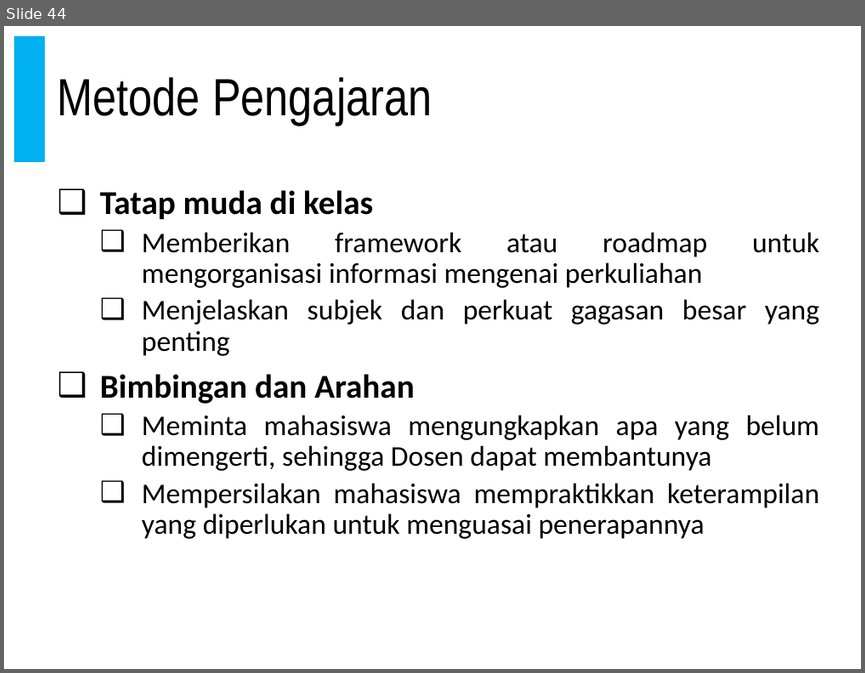
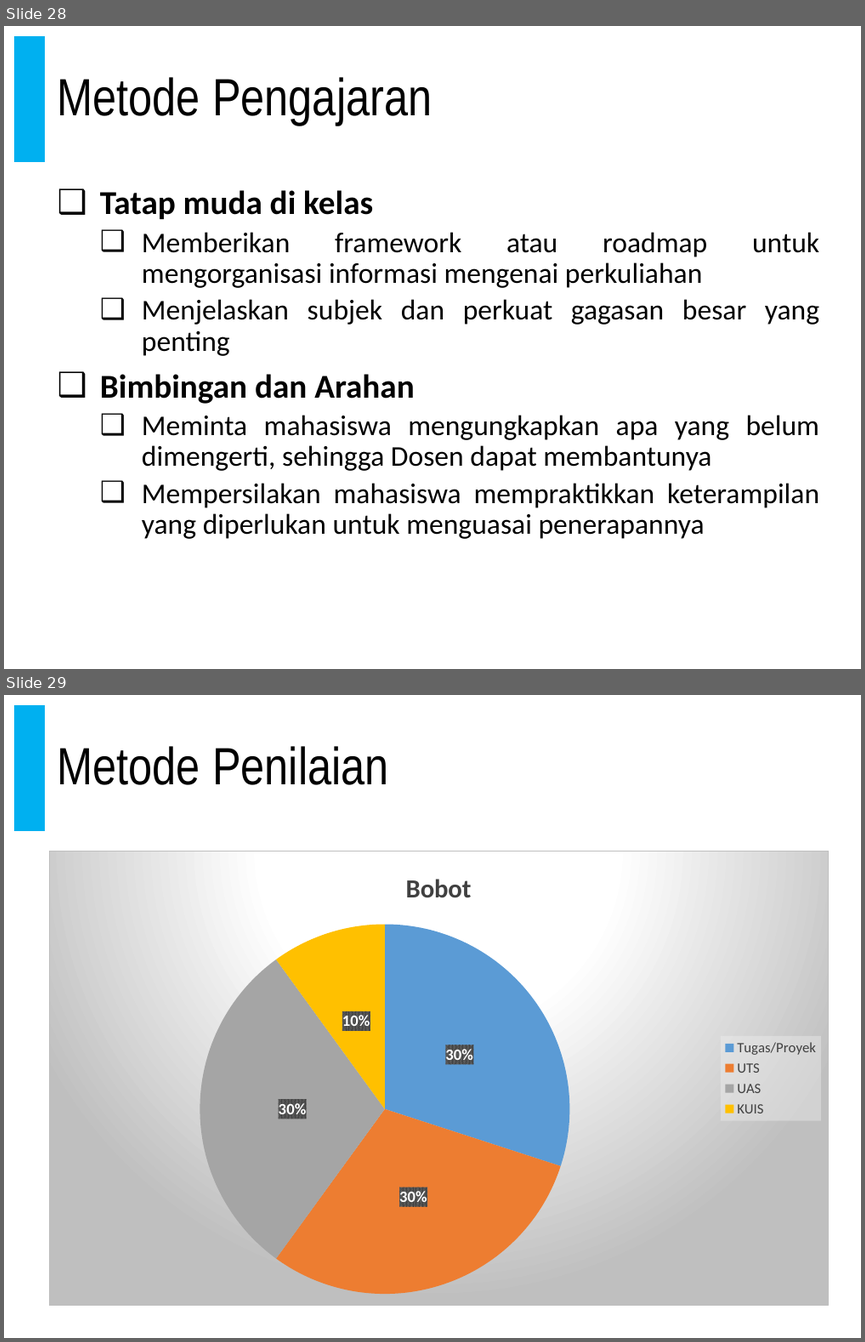
Before and after one commit to doniaft/Analisa-Desain-Sistem-Informasi, a slide deck: 1. Bahan Ajar/01. ADSI - Pendahuluan.pptx. Shown one above the other, each under a label of ours: slide 44 before the commit, slides 28 and 29 after it. The pictures are 865x673 and 865x1342 pixels, drawn with LibreOffice and Linux fonts; fonts in the diff are those of the drawing. Boxes give left, top, right and bottom in pixels: in the first picture for what was removed or moved away, otherwise in the second. Text is boxed around its words. In the diff, an @@ line names an element or a change of style, - is before the commit and + after.

```diff
--- a/1. Bahan Ajar/01. ADSI - Pendahuluan.pptx
+++ b/1. Bahan Ajar/01. ADSI - Pendahuluan.pptx
@@ slide 29 added at (x1=4, y1=695, x2=861, y2=1338), background #FFFFFF; not listed: 2 template elements that a slide beside it also shows @@
@@ title added at (x1=58, y1=746, x2=389, y2=785), 44 pt, text #000000 @@
+Metode Penilaian
@@ pie chart added at (x1=48, y1=850, x2=828, y2=1305) @@
+title "Bobot"
+categories: Tugas/Proyek, UTS, UAS, KUIS
+Bobot: 30, 30, 30, 10
@@ what was slide 44 is now slide 28 @@
```
Also in this commit, not shown: 10 slides changed, 16 slides removed, 1 other file.
